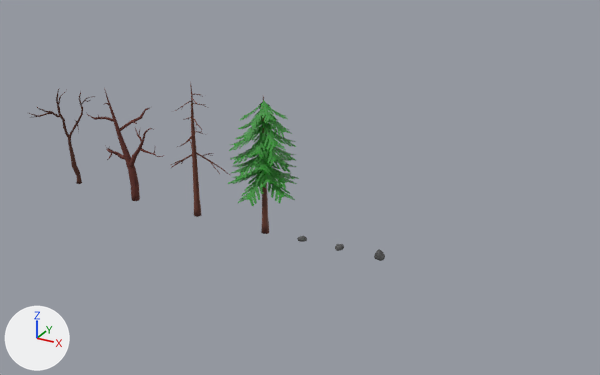
Before and after pictures for a commit that changed the Blender file Modelos/Blends/Vegetação.blend.
Camera for both pictures: a 50 mm camera at (47.0, -76.9, 45.1) aimed at (4.5, 0.4, 6.5). Lighting does not change. The marker at lower left points along +X, +Y and +Z.

In view in the first picture: 'Pedra1', 'Pedra2', 'Pedra3', 'arvore.comfolhas', 'arvore1', 'arvore2', 'arvore3'.
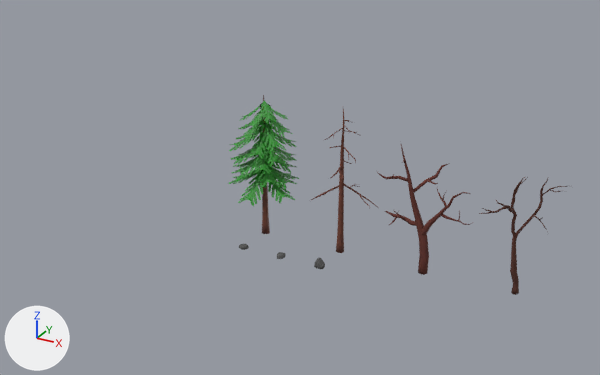
Commit message: vegetação corrigindo origem

Pixel boxes [x1, y1, x2, y2] of what changed, in the pictures (600 x 375 px):
'arvore.comfolhas', moved
    before: [228, 96, 298, 234]
    after: [228, 95, 299, 234]
'arvore2', moved
    before: [87, 87, 164, 201]
    after: [377, 141, 472, 275]
'arvore1', moved
    before: [171, 82, 230, 217]
    after: [309, 109, 377, 253]
'arvore3', moved
    before: [29, 88, 96, 184]
    after: [479, 176, 572, 295]
'Pedra3', moved
    before: [374, 249, 385, 261]
    after: [314, 258, 325, 269]
'Pedra2', moved
    before: [335, 244, 344, 251]
    after: [277, 252, 286, 259]
'Pedra1', moved
    before: [297, 236, 307, 242]
    after: [239, 244, 249, 250]

Edits to the bpy script that builds the scene:
```text
Change me_cylinder_003:
    where me_cylinder_003.from_pydata(...)  # 1370 vertices, 796 faces; spans x 5.7..15.0, y -5.0..4.2, z -0.2..17.2
    used by ob_arvore_comfolhas; location = (-10.0, 0.0, 0.0)
    me_cylinder_003 part 1: the whole mesh is moved by (-9.9, 0.0, 0.0)
Change me_cylinder_008:
    where me_cylinder_008.from_pydata(...)  # 782 vertices, 812 faces; spans x -15.33..-4.88, y -2.08..3.64, z -0.29..14.65
    used by ob_arvore2; location = (-10.0, 0.0, 0.0)
    me_cylinder_008 part 2: the whole mesh is moved by (10.07, 0.0, 0.0)
Change me_cylinder_009:
    where me_cylinder_009.from_pydata(...)  # 683 vertices, 676 faces; spans x -23.37..-15.65, y -4.17..1.11, z -0.03..13.91
    used by ob_arvore3; location = (-10.0, 0.0, 0.0)
    me_cylinder_009 part 3: the whole mesh is moved by (20.19, 0.0, 0.0)
Change ob_arvore_comfolhas:
    ob_arvore_comfolhas.location: (-10.0, 0.0, 0.0) -> (0.0, 0.0, 0.0)
Change ob_arvore1:
    ob_arvore1.location: (-10.0, 0.0, 0.0) -> (10.0, 0.0, 0.0)
Change ob_arvore2:
    ob_arvore2.location: (-10.0, 0.0, 0.0) -> (20.0, 0.0, 0.0)
Change ob_arvore3:
    ob_arvore3.location: (-10.0, 0.0, 0.0) -> (30.0, 0.0, 0.0)
Change ob_pedra1:
    ob_pedra1.location: (15.0, 0.0, 0.0) -> (0.0, -5.0, 0.0)
Change ob_pedra2:
    ob_pedra2.location: (15.0, 0.0, 0.0) -> (5.0, -5.0, 0.0)
Change ob_pedra3:
    ob_pedra3.location: (15.0, 0.0, 0.0) -> (10.0, -5.0, 0.0)
```
